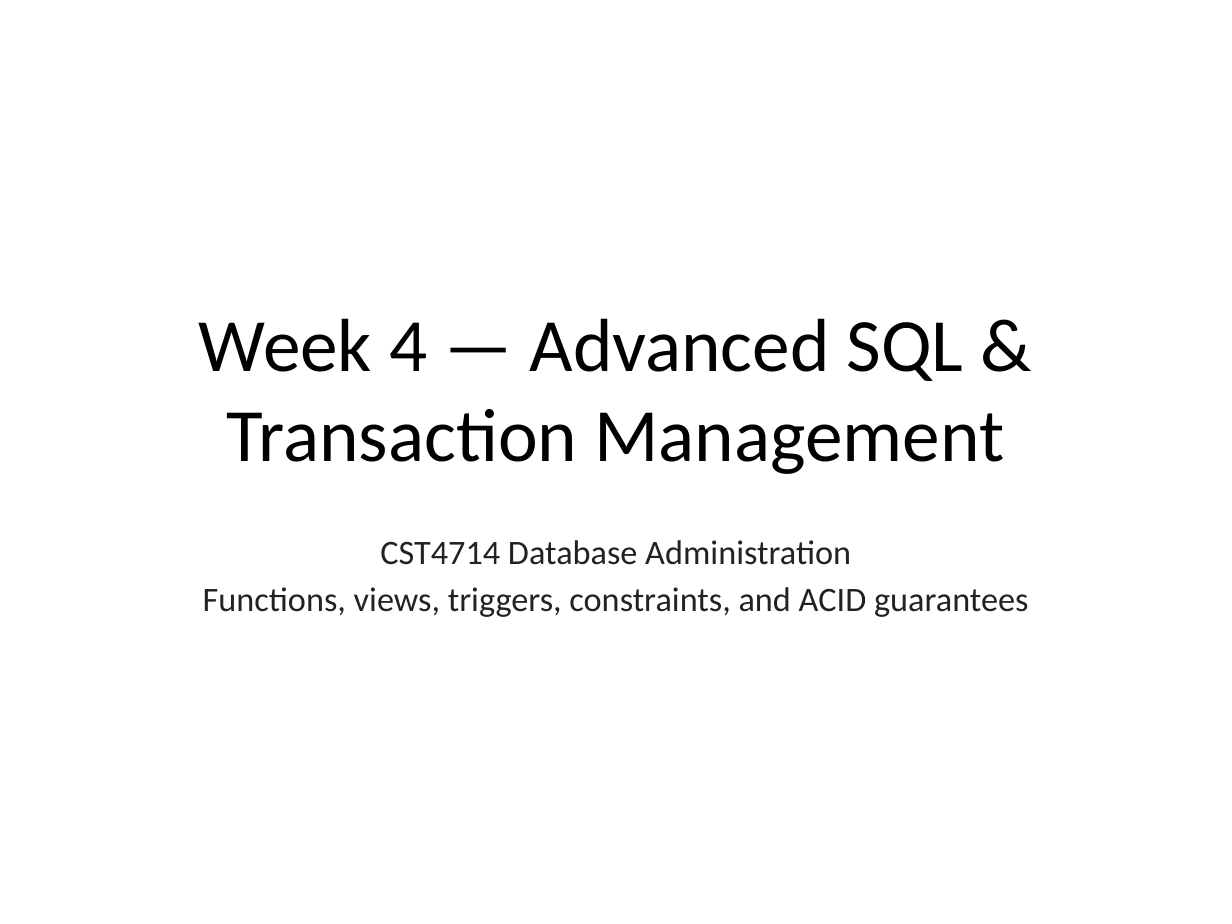
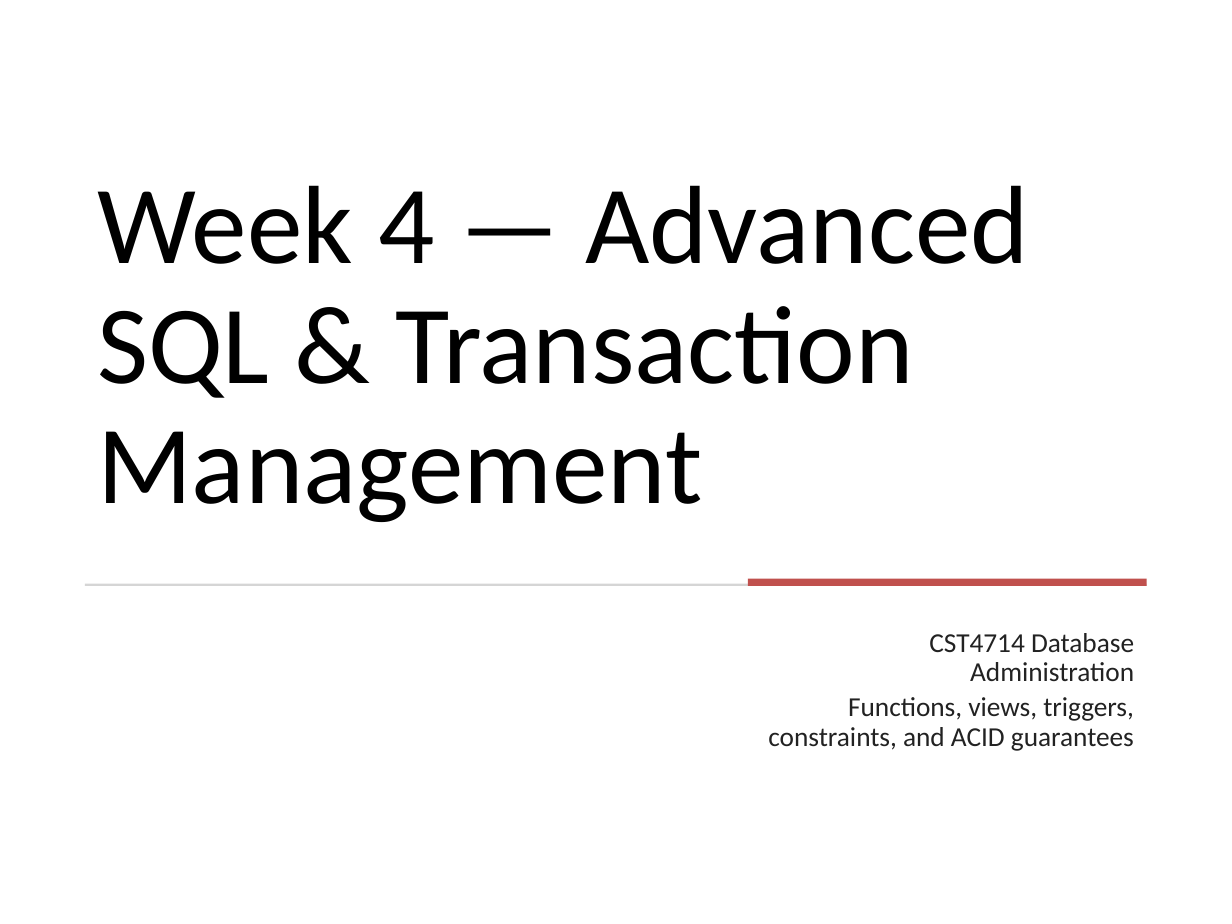
Before and after one commit to lolusername/CST4714_DB_admin, a slide deck: slide 1 of week_4/Week4_Advanced_SQL_Transactions.pptx. Drawn at 1232x924 pixels with LibreOffice and Linux fonts; fonts in the diff are those of the drawing. Boxes give left, top, right and bottom in pixels: in the first picture for what was removed or moved away, otherwise in the second. Text is boxed around its words. In the diff, an @@ line names an element or a change of style, - is before the commit and + after.

Commit message:
week4-2

```diff
--- a/week_4/Week4_Advanced_SQL_Transactions.pptx
+++ b/week_4/Week4_Advanced_SQL_Transactions.pptx
@@ title "Week 4 — Advanced SQL ..." moved from (x1=199, y1=318, x2=1004, y2=474) to (x1=97, y1=185, x2=1029, y2=522) @@
@@ title "Week 4 — Advanced SQL ..." at (x1=97, y1=185, x2=1029, y2=522): size 44 to 65 pt; alignment centre to left; line spacing 1 to 0.9 @@
@@ rectangle added at (x1=85, y1=584, x2=1147, y2=586), fill #D5D5D5 @@
@@ rectangle added at (x1=748, y1=579, x2=1147, y2=586), fill #C0504D @@
@@ subtitle "CST4714 Database Administration" moved from (x1=203, y1=540, x2=1029, y2=617) to (x1=768, y1=633, x2=1134, y2=751) @@
@@ subtitle "CST4714 Database Administration" at (x1=768, y1=633, x2=1134, y2=751): size 20 to 16 pt; alignment centre to right; line spacing 1 to 0.9 @@
```
Also in this commit, not shown: 13 other slides changed, 6 other files.
